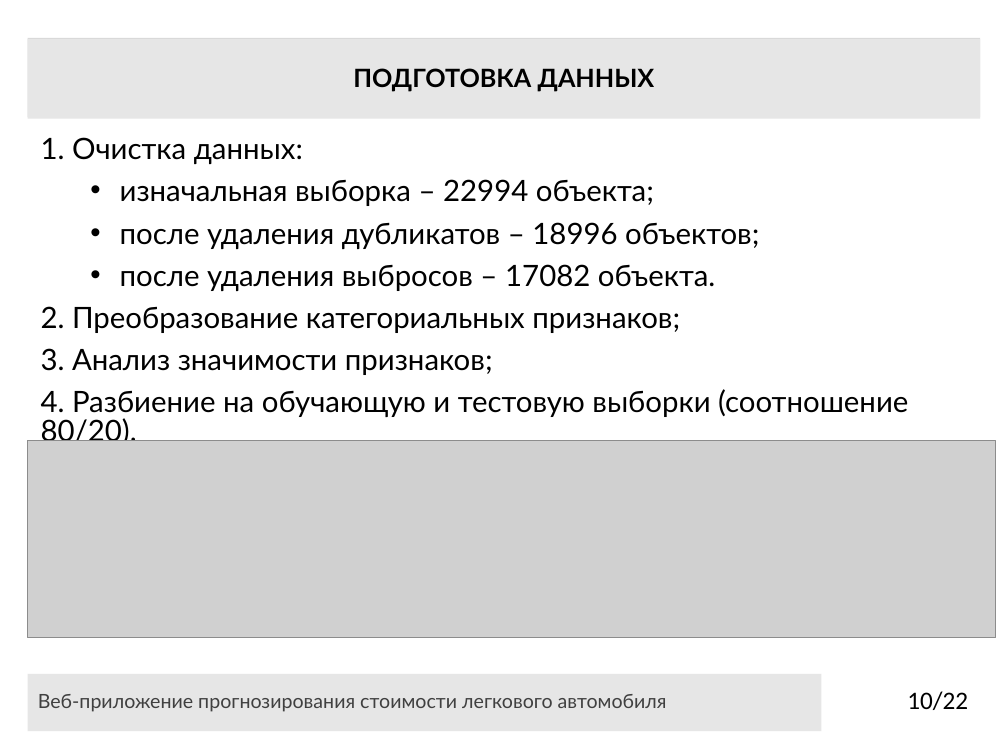
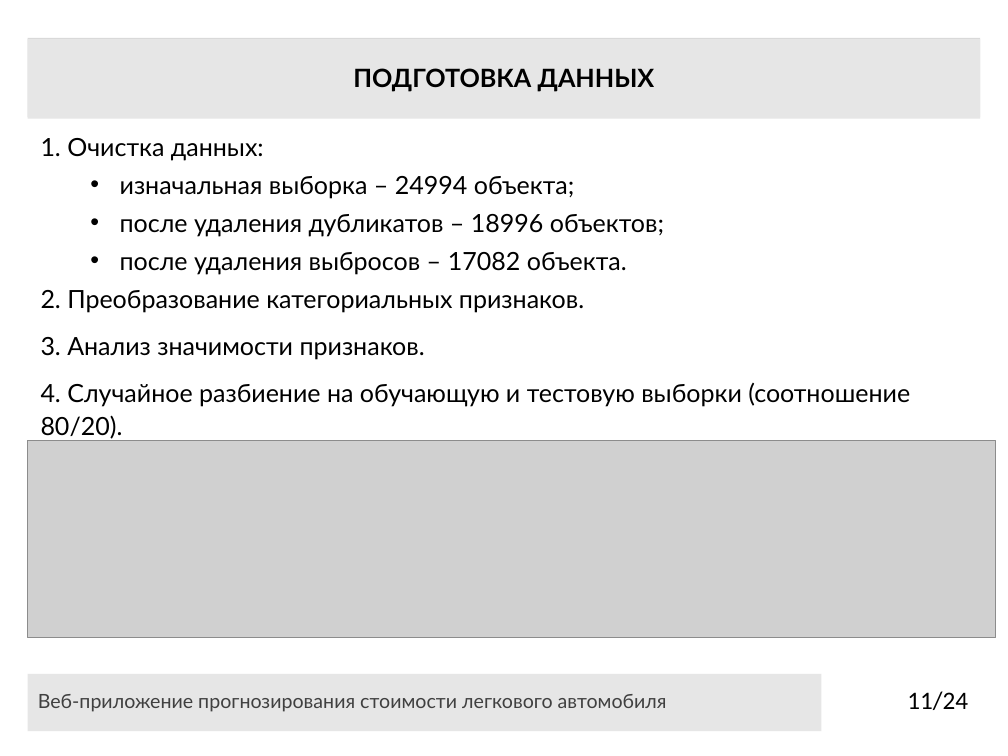
Before and after one commit to CallBan/ssau, a slide deck: slide 11 of 4 курс/2 семестр/ВКР/Презентация_Колбанов_6401.pptx (slide 10 before the commit). Drawn at 1008x756 pixels with LibreOffice and Linux fonts; fonts in the diff are those of the drawing; grey boxes stand for pictures. Boxes give left, top, right and bottom in pixels: in the first picture for what was removed or moved away, otherwise in the second. Text is boxed around its words. In the diff, an @@ line names an element or a change of style, - is before the commit and + after.

```diff
--- a/4 курс/2 семестр/ВКР/Презентация_Колбанов_6401.pptx
+++ b/4 курс/2 семестр/ВКР/Презентация_Колбанов_6401.pptx
@@ text at (x1=41, y1=138, x2=664, y2=275): size 21 to 17.9 pt in "1. Очистка данных:", "после удаления дубликатов – 18996 объектов;", "после удаления выбросов – 17082 объекта." @@
@@ text at (x1=120, y1=176, x2=574, y2=199): text changed; size 21 to 17.9 pt @@
-• изначальная выборка – 22994 объекта;
+• изначальная выборка – 24994 объекта;
@@ text at (x1=41, y1=290, x2=910, y2=439): text changed; size 21 to 17.9 pt @@
-2. Преобразование категориальных признаков;
-3. Анализ значимости признаков;
-4. Разбиение на обучающую и тестовую выборки (соотношение 80/20).
+2. Преобразование категориальных признаков.
+3. Анализ значимости признаков.
+4. Случайное разбиение на обучающую и тестовую выборки (соотношение 80/20).
@@ page number at (x1=907, y1=691, x2=968, y2=710): text changed @@
-10/22
+11/24
```
Also in this commit, not shown: 3 other slides changed, 2 slides added, 13 other files.
